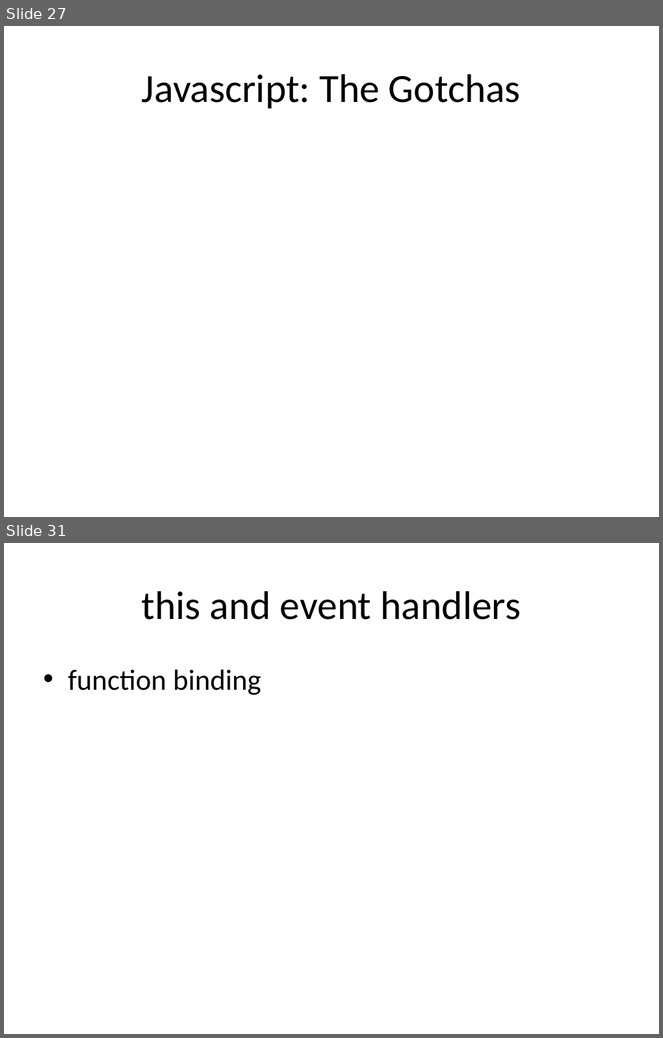
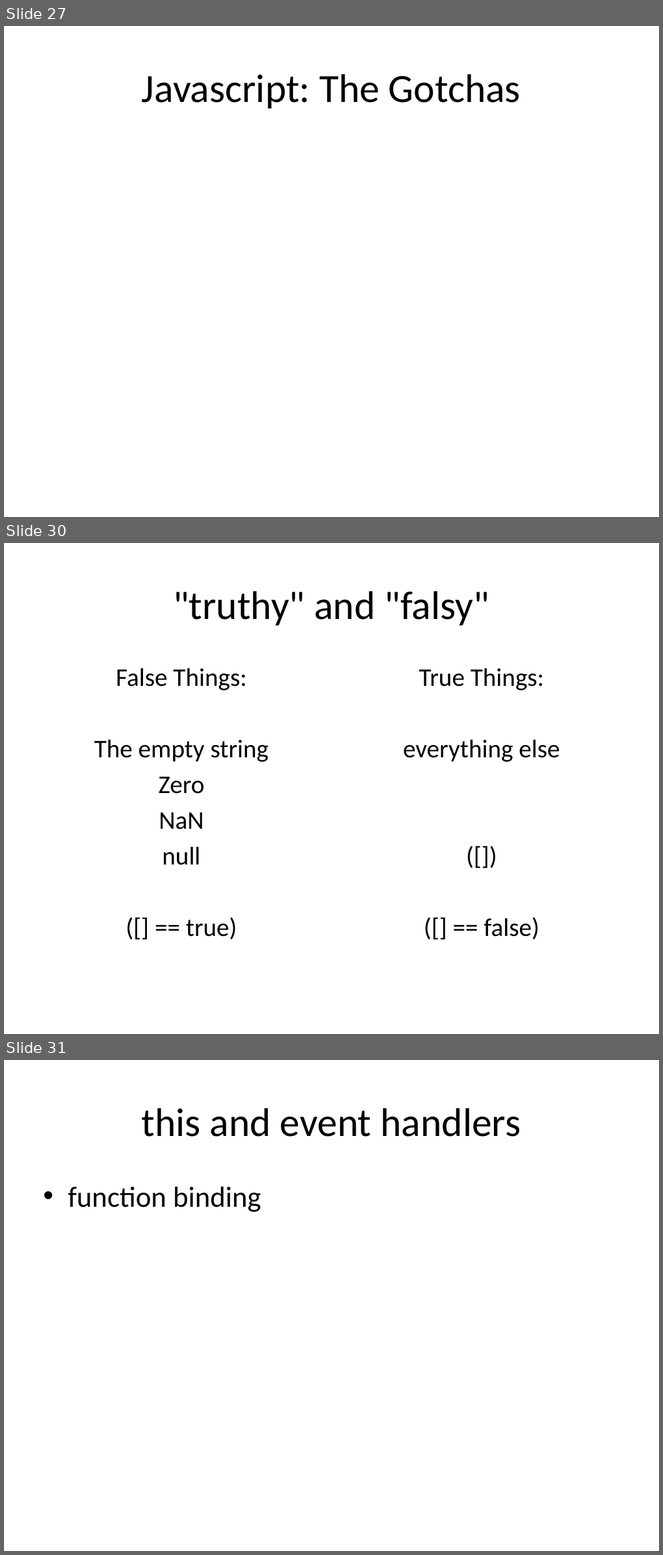
Before and after one commit to dylanbeattie/SoKnowJS, a slide deck: Slides/So You Think You Know Javascript.pptx. Shown one above the other, each under a label of ours: slides 27 and 31 before the commit, slides 27, 30 and 31 after it; the slides between them are not shown. The pictures are 663x1038 and 663x1555 pixels, drawn with LibreOffice and Linux fonts; fonts in the diff are those of the drawing. Boxes give left, top, right and bottom in pixels: in the first picture for what was removed or moved away, otherwise in the second. Text is boxed around its words. In the diff, an @@ line names an element or a change of style, - is before the commit and + after.

```diff
--- a/Slides/So You Think You Know Javascript.pptx
+++ b/Slides/So You Think You Know Javascript.pptx
@@ slide 30 added at (x1=4, y1=543, x2=659, y2=1034), background #FFFFFF @@
@@ title added at (x1=173, y1=591, x2=490, y2=626), 44 pt, text #000000 @@
+"truthy" and "falsy"
@@ text added at (x1=94, y1=668, x2=269, y2=940), 28 pt, text #000000 @@
+False Things:
+The empty string
+Zero
+NaN
+null
+([] == true)
@@ text added at (x1=403, y1=668, x2=560, y2=940), 28 pt, text #000000 @@
+True Things:
+everything else
+([])
+([] == false)
```
Also in this commit, not shown: 6 slides changed, 4 other slides added, 6 slides removed, 1 other file.
